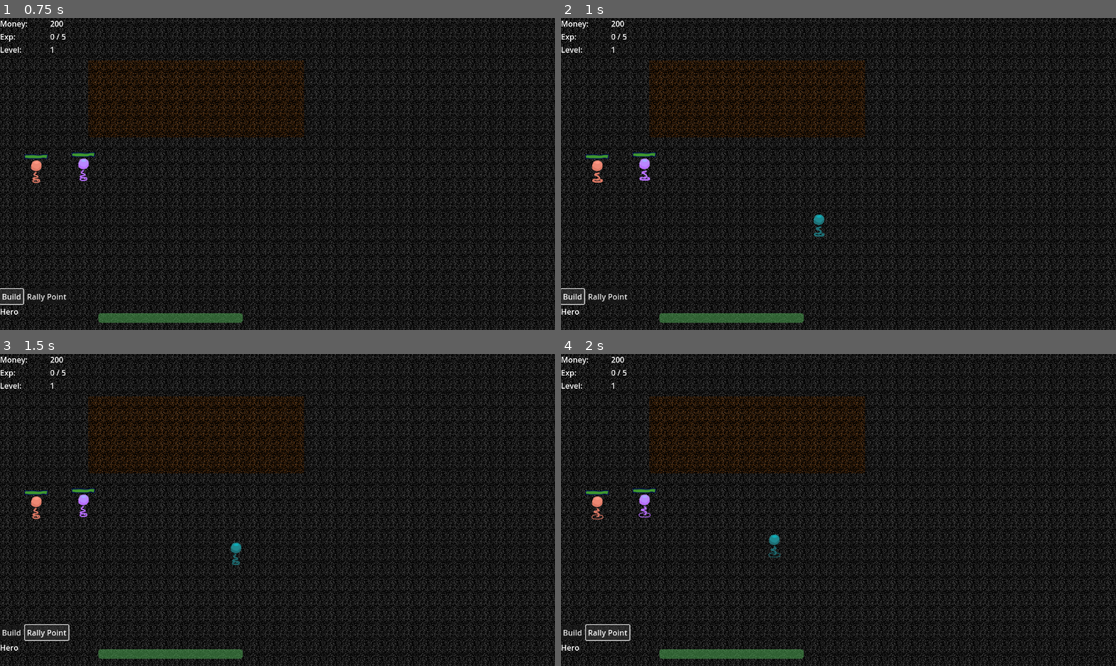
Above: before the commit, frames 1-4 (two rows, left to right).
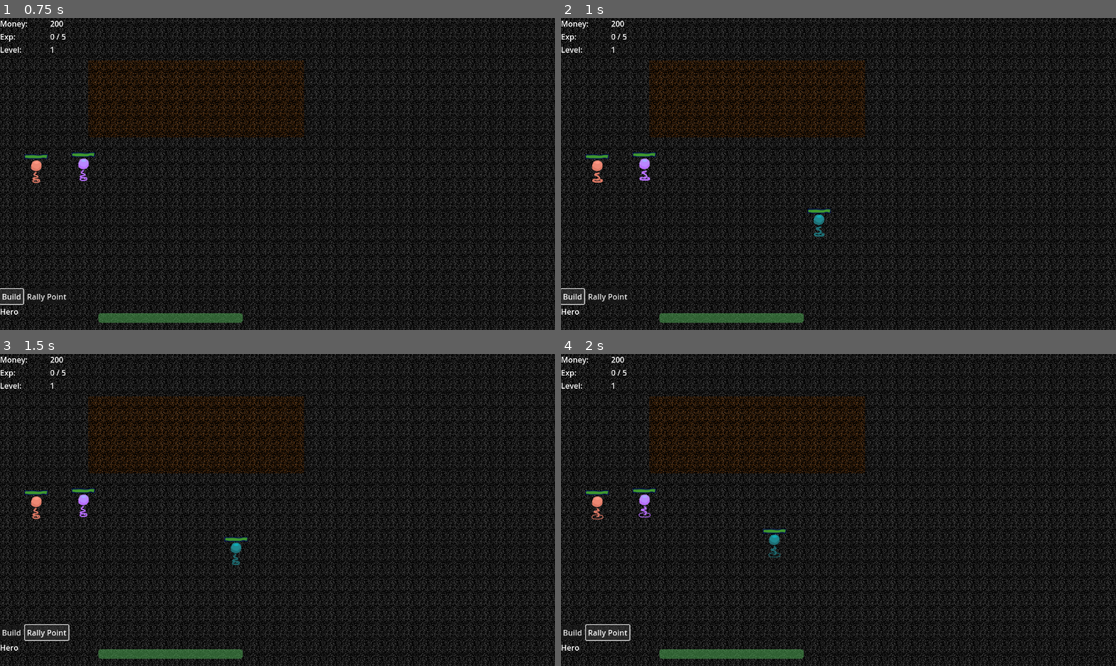
Above: after the commit, the same moments.

Repository: dokumor8/cahiddr
Game: Godot game, scene res://src/node_2d.tscn
Two runs of this game, one before a commit and one after it. Both use one fixed random seed, a clock stepped at 60 frames per second and the inputs below.
Inputs:
- Up to frame 1 (0.75 s): click "Build" at 0.5 s
- Up to frame 2 (1 s): no input
- Up to frame 3 (1.5 s): click "Rally Point" at 1.25 s
- Up to frame 4 (2 s): no input

Frame 1 is identical in both runs. In frame 2, less than 0.1% of the frame differs, in the area x 44-49%, y 61-63%; in frame 3, less than 0.1%, in the area x 40-45%, y 58-61%; in frame 4, less than 0.1%.

Commit message:
Add unit healthbar, increase bullet speed

Diff:
--- a/src/hero_bullet.gd
+++ b/src/hero_bullet.gd
@@ -1,7 +1,7 @@
 extends Area2D
 
 var velocity = Vector2.RIGHT * 100
-var speed = 600
+var speed = 1100
 var target = 0
 var target_position = Vector2(0, 0)
 var damage = 1
--- a/src/units/HealthBar.gd
+++ b/src/units/HealthBar.gd
@@ -2,4 +2,4 @@
 
 
 func _on_health_changed(new_health, max_health):
-	value = new_health / max_health * 100
+	value = float(new_health)/ max_health * 100
--- a/src/units/hero.gd
+++ b/src/units/hero.gd
@@ -1,7 +1,7 @@
 extends CharacterBody2D
 
 @export var speed = 250
-var shoot_distance = 300
+var shoot_distance = 400
 var stop_distance = 300
 @onready var shoot_timer = $Timer
 @onready var _movement_trait = $Movement
@@ -20,7 +20,7 @@
 var aggro_target
 var can_shoot = true
 var unit_name = "Hero"
-var shoot_damage = 2
+var shoot_damage = 1
 
 var shots_per_second = 1.5
 var shooting_speedup = 0.3
--- a/src/units/unit.gd
+++ b/src/units/unit.gd
@@ -40,6 +40,7 @@
 		set_aggro_target(_king)
 	print("calling myready")
 	_movement_trait.my_ready()
+	health_changed.connect($HealthBar._on_health_changed)
 #	print(_movement_trait.avoidance_enabled)
 
 
--- a/src/units/unit.tscn
+++ b/src/units/unit.tscn
@@ -7,6 +7,7 @@
 [ext_resource type="Texture2D" uid="uid://cd14q565s2q2o" path="res://img/enemy_walk/frame0003.png" id="5_cxr5c"]
 [ext_resource type="Texture2D" uid="uid://dbrkbbe8a1dbb" path="res://img/markers/select_marker.png" id="6_2vadc"]
 [ext_resource type="PackedScene" uid="uid://bksar5un4lyj0" path="res://src/traits/Movement.tscn" id="7_t4m6d"]
+[ext_resource type="PackedScene" uid="uid://cdp31fdwtxi2g" path="res://src/gui/health_bar.tscn" id="8_xtqdo"]
 
 [sub_resource type="CapsuleShape2D" id="CapsuleShape2D_k5hti"]
 radius = 24.0
@@ -76,6 +77,12 @@
 
 [node name="Movement" parent="." instance=ExtResource("7_t4m6d")]
 
+[node name="HealthBar" parent="." instance=ExtResource("8_xtqdo")]
+offset_left = -23.0
+offset_top = -49.0
+offset_right = 25.0
+offset_bottom = -39.0
+
 [connection signal="body_entered" from="AggroArea" to="." method="_on_aggro_area_body_entered"]
 [connection signal="timeout" from="Timer" to="." method="_on_timer_timeout"]
 [connection signal="mouse_entered" from="ClickArea" to="." method="_on_click_area_mouse_entered"]
Not shown: 1 places in src/units/unit.tscn that only renumber resources
